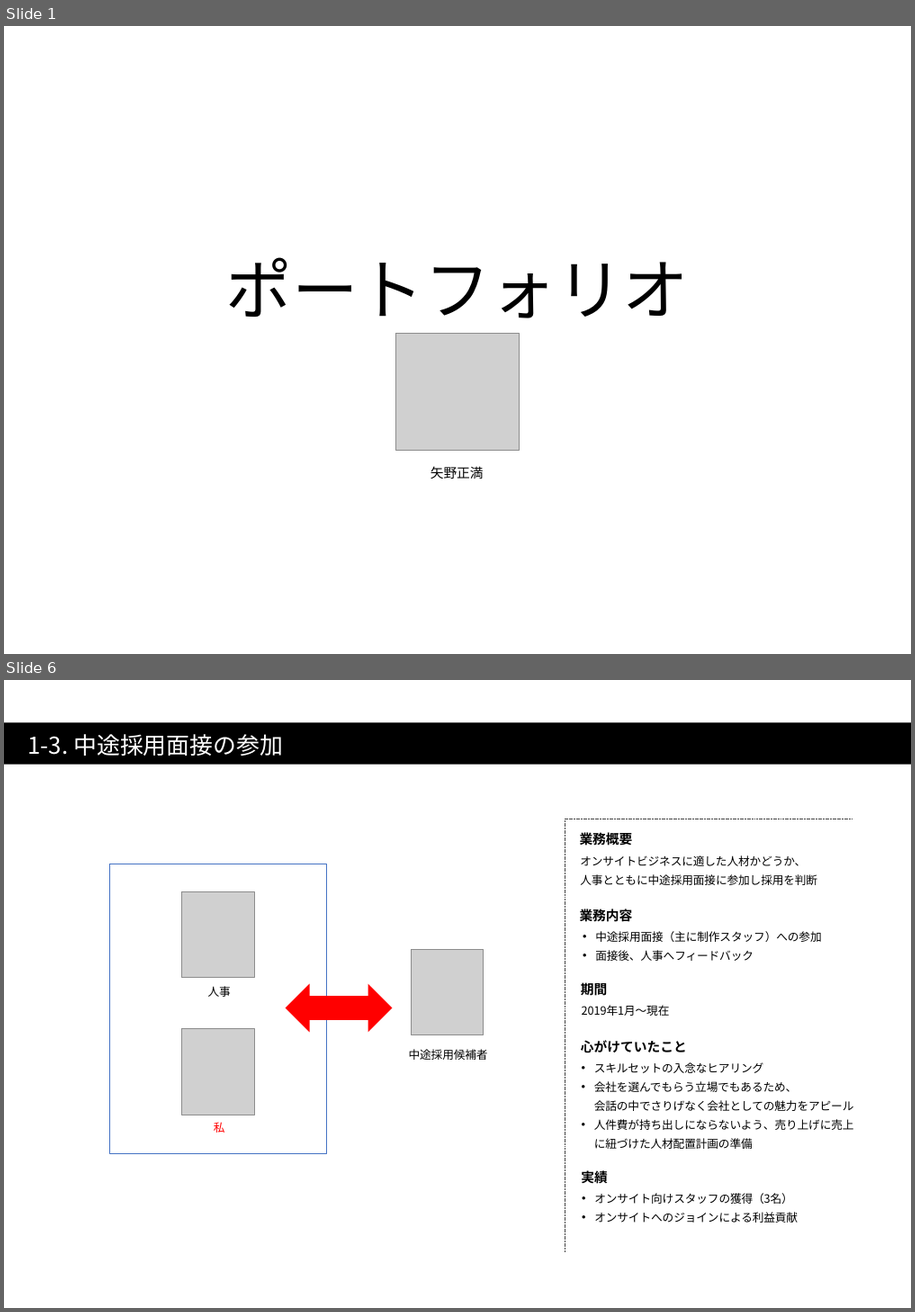
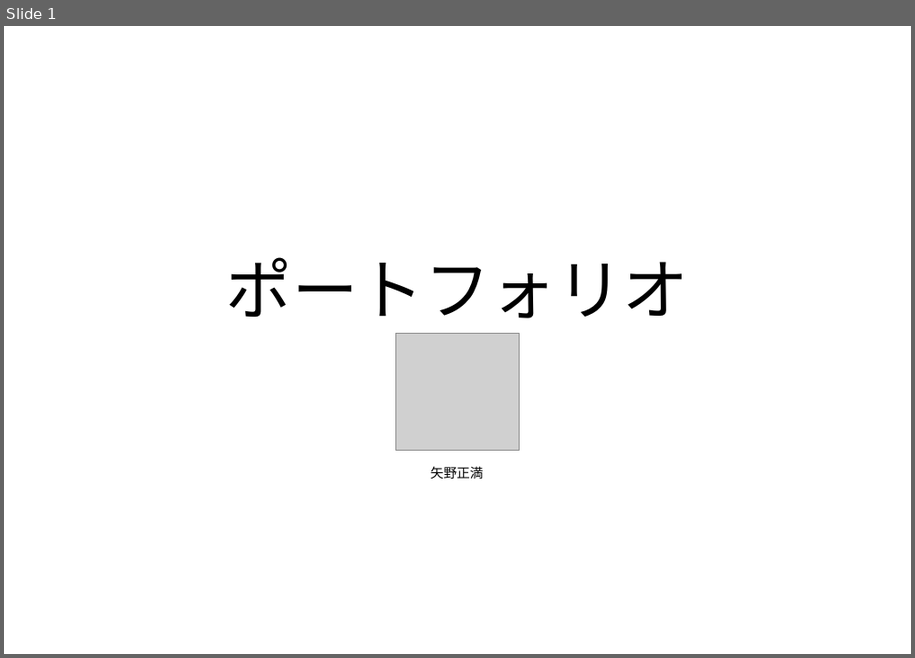
Before and after one commit to anderson0301/portforio, a slide deck: resume/portforio.pptx. Shown one above the other, each under a label of ours: slides 1 and 6 before the commit, slide 1 after it; the slides between them are not shown. The pictures are 915x1312 and 915x658 pixels, drawn with LibreOffice and Linux fonts; fonts in the diff are those of the drawing; grey boxes stand for pictures. Boxes give left, top, right and bottom in pixels: in the first picture for what was removed or moved away, otherwise in the second. Text is boxed around its words. In the diff, an @@ line names an element or a change of style, - is before the commit and + after.

```diff
--- a/resume/portforio.pptx
+++ b/resume/portforio.pptx
@@ slide 6 removed at [4, 680, 911, 1308], background #FFFFFF @@
@@ rectangle removed at [4, 722, 911, 765] @@
-1-3. 中途採用面接の参加
@@ freeform shape removed at [566, 820, 852, 1252] @@
@@ text removed at [580, 830, 633, 847] @@
-業務概要
@@ rectangle removed at [109, 864, 326, 1153] @@
@@ text removed at [580, 856, 818, 885] @@
-オンサイトビジネスに適した人材かどうか、
-人事とともに中途採用面接に参加し採用を判断
@@ picture removed at [181, 892, 254, 978] @@
@@ text removed at [580, 907, 633, 924] @@
-業務内容
@@ picture removed at [411, 949, 484, 1036] @@
@@ text removed at [595, 931, 821, 961] @@
-• 中途採用面接（主に制作スタッフ）への参加
-• 面接後、人事へフィードバック
@@ text removed at [208, 986, 231, 997] @@
-人事
@@ left right arrow removed at [286, 984, 392, 1033] @@
@@ text removed at [581, 981, 607, 998] @@
-期間
@@ picture removed at [181, 1029, 254, 1116] @@
@@ text removed at [582, 1005, 670, 1016] @@
-2019年1月～現在
@@ text removed at [409, 1049, 488, 1060] @@
-中途採用候補者
@@ text removed at [581, 1040, 687, 1054] @@
-心がけていたこと
@@ text removed at [594, 1062, 854, 1149] @@
-• スキルセットの入念なヒアリング
-• 会社を選んでもらう立場でもあるため、
-  会話の中でさりげなく会社としての魅力をアピール
-• 人件費が持ち出しにならないよう、売り上げに売上に紐づけた人材配置計画の準備
@@ text removed at [214, 1122, 225, 1133] @@
-私
@@ text removed at [581, 1169, 607, 1186] @@
-実績
@@ text removed at [594, 1193, 798, 1223] @@
-• オンサイト向けスタッフの獲得（3名）
-• オンサイトへのジョインによる利益貢献
```
Also in this commit, not shown: 9 slides changed, 4 other slides removed, 3 other files.
